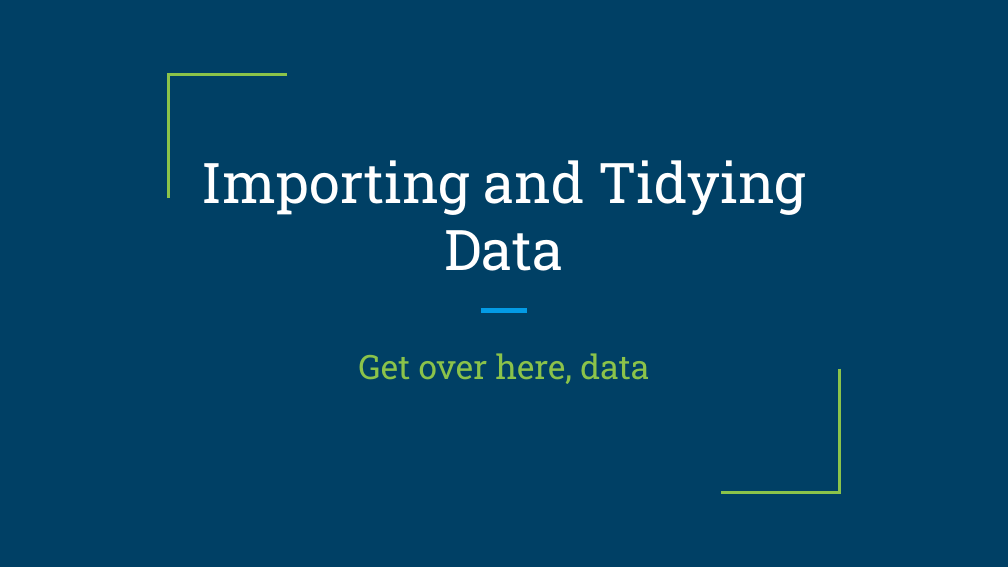
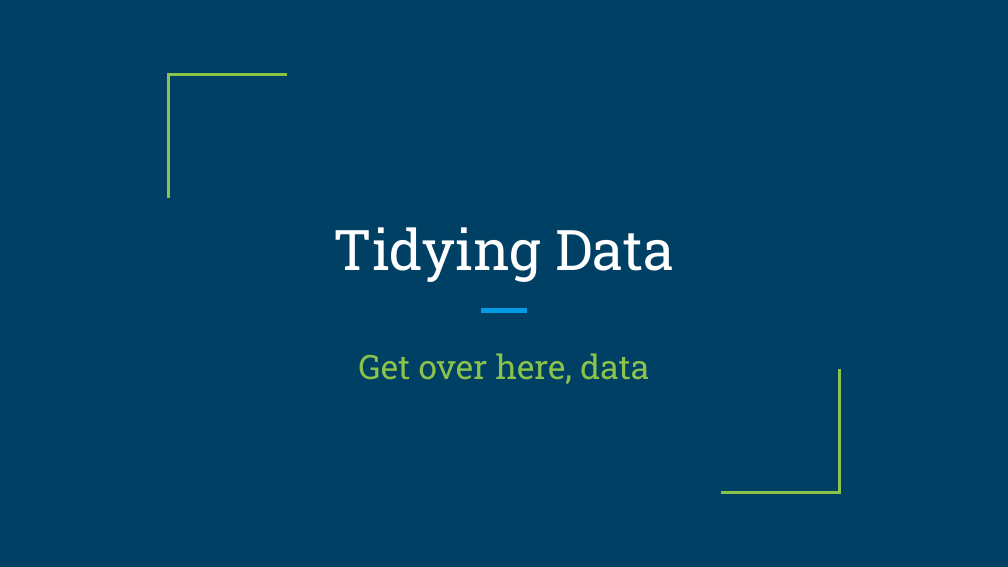
Before and after one commit to brandonyph/APB-Workshop-DataAnalyticsEssentials, a slide deck: slide 1 of Week6-Tidying-Data/W6-Tidying Data.pptx. Drawn at 1008x567 pixels with LibreOffice and Linux fonts; fonts in the diff are those of the drawing. Boxes give left, top, right and bottom in pixels: in the first picture for what was removed or moved away, otherwise in the second. Text is boxed around its words. In the diff, an @@ line names an element or a change of style, - is before the commit and + after.

```diff
--- a/Week6-Tidying-Data/W6-Tidying Data.pptx
+++ b/Week6-Tidying-Data/W6-Tidying Data.pptx
@@ title at bbox=[334, 227, 674, 282]: text changed @@
-Importing and Tidying Data
+Tidying Data
```
Also in this commit, not shown: 7 other slides changed, 2 other files.
